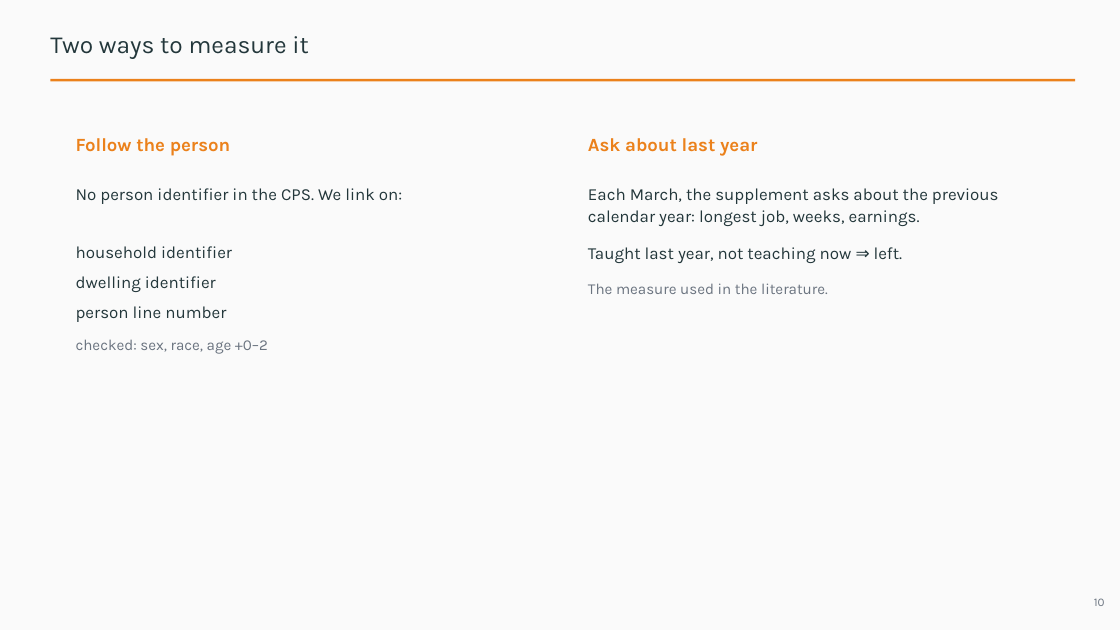
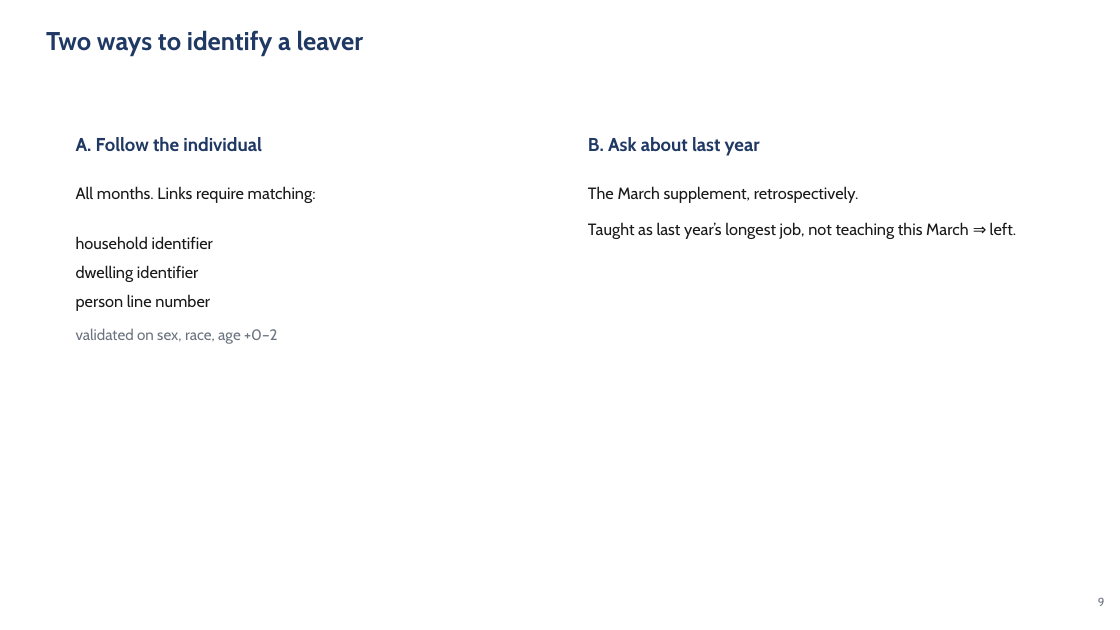
Before and after one commit to jedr1-ship-it/Alternative-Pathways----Quant, a slide deck: slide 9 of report/data_cluster/Proyect_US_cluster.pptx (slide 10 before the commit). Drawn at 1120x630 pixels with LibreOffice and Linux fonts; fonts in the diff are those of the drawing. Boxes give left, top, right and bottom in pixels: in the first picture for what was removed or moved away, otherwise in the second. Text is boxed around its words. In the diff, an @@ line names an element or a change of style, - is before the commit and + after.

```diff
--- a/report/data_cluster/Proyect_US_cluster.pptx
+++ b/report/data_cluster/Proyect_US_cluster.pptx
@@ background #FAFAFA to #FFFFFF @@
@@ text at (46, 30, 364, 56): text changed; size 21 to 22 pt; font Karla to Cabin; text colour #23373B to #1F3864; bold on @@
-Two ways to measure it
+Two ways to identify a leaver
@@ rectangle removed at (50, 79, 1075, 82) @@
@@ text at (76, 137, 262, 152): text changed; font Karla to Cabin; text colour #EB811B to #1F3864 @@
-Follow the person
+A. Follow the individual
@@ text at (588, 137, 760, 156): text changed; font Karla to Cabin; text colour #EB811B to #1F3864 @@
-Ask about last year
+B. Ask about last year
@@ text removed at (76, 188, 402, 204) @@
-No person identifier in the CPS. We link on:
@@ text added at (76, 186, 316, 203), 14 pt, text #1A1A1A @@
+All months. Links require matching:
@@ text at (588, 186, 1016, 239): text changed; size 14.5 to 14 pt; font Karla to Cabin; text colour #23373B to #1A1A1A @@
-Each March, the supplement asks about the previous calendar year: longest job, weeks, earnings.
-Taught last year, not teaching now ⇒ left.
-The measure used in the literature.
+The March supplement, retrospectively.
+Taught as last year’s longest job, not teaching this March ⇒ left.
@@ text at (76, 236, 213, 311): size 14.5 to 14 pt, font Karla to Cabin, text colour #23373B to #1A1A1A in "household identifier", "dwelling identifier", "person line number"; line spacing 19.6pt to 18.9pt @@
@@ text "household identifier": place and size @@
-text "household identifier" at (76, 246, 268, 354)
+text "household identifier" at (76, 236, 277, 344)
@@ text at (76, 328, 277, 344): text changed; font Karla to Cabin @@
-checked: sex, race, age +0–2
+validated on sex, race, age +0–2
@@ text at (1098, 598, 1105, 606): text changed; font Karla to Cabin @@
-10
+9
```
Also in this commit, not shown: 5 other slides changed, 37 slides added, 24 slides removed, 11 other files.
